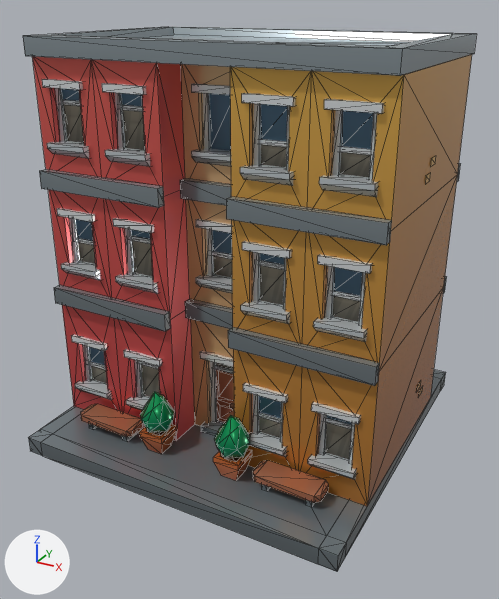
One commit to the glTF model model_3d/Building4/Building.glb: the scene before it, then after it.
One viewpoint serves both versions: a 50 mm camera at (1.85, -3.41, 2.54) aimed at (0.04, -0.12, 0.89). Every picture has the same lights, and +X, +Y and +Z are marked at lower left. Mesh edges are drawn as thin lines. Where no turn or scale is listed for an object, it has been applied to the vertices. Vertices at the same position are counted once.

Names of what the first picture shows: 'building_F'.
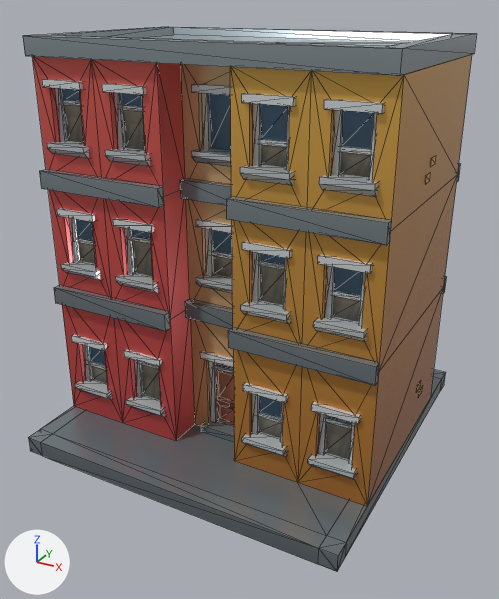
Patch to the scene script:
```diff
--- a/model_3d/Building4/Building.glb.py
+++ b/model_3d/Building4/Building.glb.py
@@ me_building_f @@
 # used by ob_building_f; location = (0.0, 0.0, 0.0)
-me_building_f.from_pydata(...)  # 1150 vertices, 1384 faces; spans x -1.0..1.0, y -1.0..1.0, z 0.0..2.35
+me_building_f.from_pydata(...)  # 1006 vertices, 1152 faces; spans x -1.0..1.0, y -1.0..1.0, z 0.0..2.35
+# me_building_f part 1: 10 loose pieces with 144 vertices, spanning x -0.8..0.8, y -0.8..-0.6, z 0.1..0.48, are deleted
 me_building_f.materials.append(mat_citybits_texture)
```

What differs and where, as boxes (x1, y1, x2, y2) in the pictures (499 x 599 px):
part 1 of me_building_f, deleted: before (81, 392, 329, 507)
